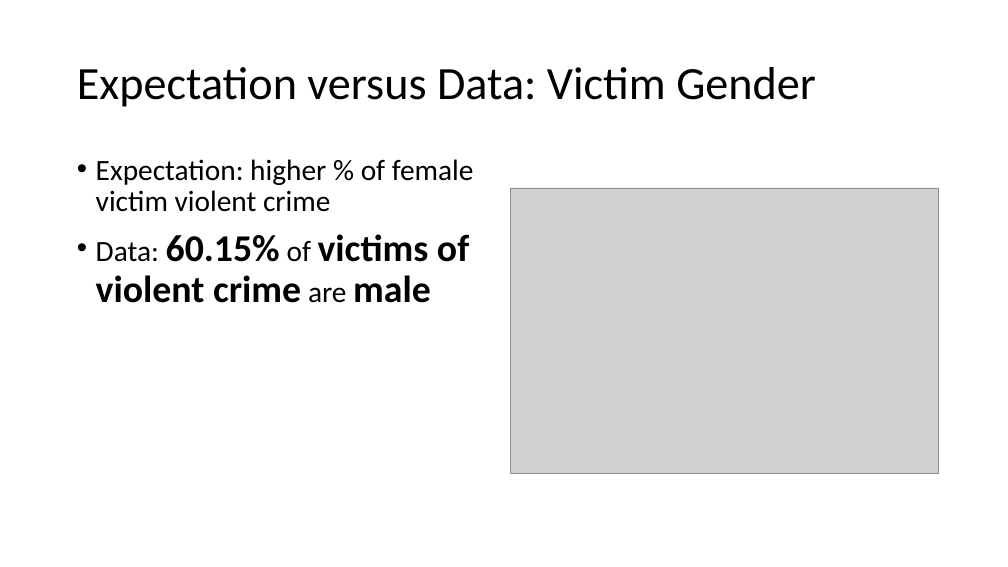
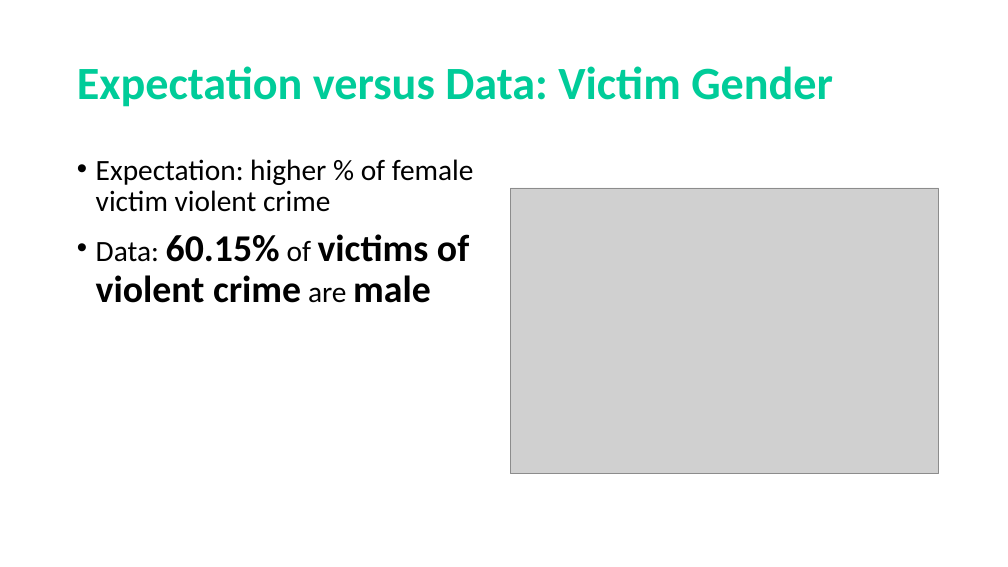
Before and after one commit to frederikdebruyker/Los-Angeles-Crime-Statistics, a slide deck: slide 4 of Presentation Project1 - Los Angeles Crime Statistics.pptx (slide 3 before the commit). Drawn at 1008x567 pixels with LibreOffice and Linux fonts; fonts in the diff are those of the drawing; grey boxes stand for pictures. Boxes give left, top, right and bottom in pixels: in the first picture for what was removed or moved away, otherwise in the second. Text is boxed around its words. In the diff, an @@ line names an element or a change of style, - is before the commit and + after.

```diff
--- a/Presentation Project1 - Los Angeles Crime Statistics.pptx
+++ b/Presentation Project1 - Los Angeles Crime Statistics.pptx
@@ title "Expectation versus Data: Victim Gender" at box(77, 66, 833, 107): text colour #000000 to #00CC99, bold on @@
```
Also in this commit, not shown: 3 other slides changed, 1 slide added, 3 other files.
